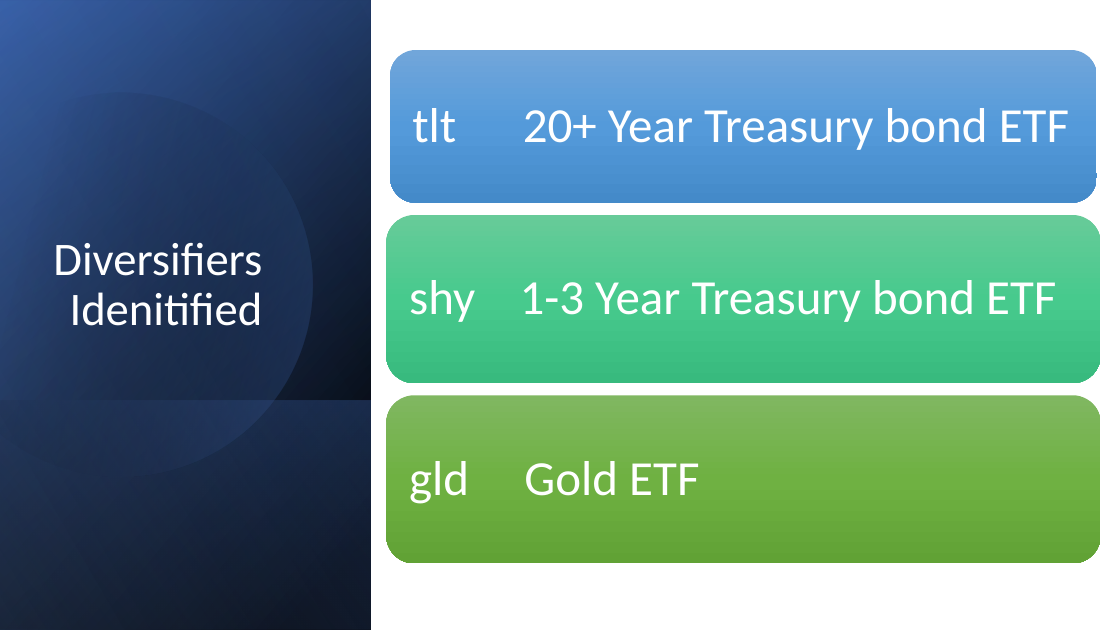
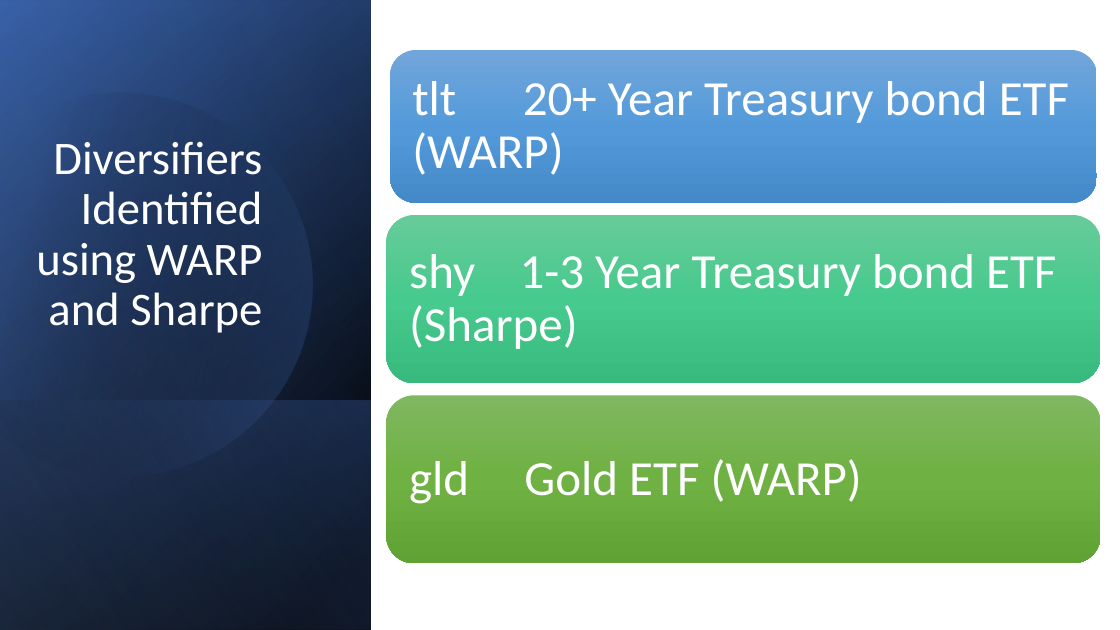
Before and after one commit to sangramsinghg/portfolio_diversifier, a slide deck: slide 7 of Portfolio_Diversifier.pptx (slide 6 before the commit). Drawn at 1120x630 pixels with LibreOffice and Linux fonts; fonts in the diff are those of the drawing. Boxes give left, top, right and bottom in pixels: in the first picture for what was removed or moved away, otherwise in the second. Text is boxed around its words. In the diff, an @@ line names an element or a change of style, - is before the commit and + after.

```diff
--- a/Portfolio_Diversifier.pptx
+++ b/Portfolio_Diversifier.pptx
@@ text at [412, 81, 1069, 175]: text changed @@
-tlt 20+ Year Treasury bond ETF
+tlt 20+ Year Treasury bond ETF (WARP)
@@ title at [36, 142, 263, 333]: text changed @@
-Diversifiers Idenitified
+Diversifiers Identified using WARP and Sharpe
@@ text at [409, 254, 1056, 349]: text changed @@
-shy 1-3 Year Treasury bond ETF
+shy 1-3 Year Treasury bond ETF (Sharpe)
@@ text at [409, 459, 862, 504]: text changed @@
-gld Gold ETF
+gld Gold ETF (WARP)
```
Also in this commit, not shown: 3 other slides changed, 5 slides added, 4 slides removed, 1 other file.
